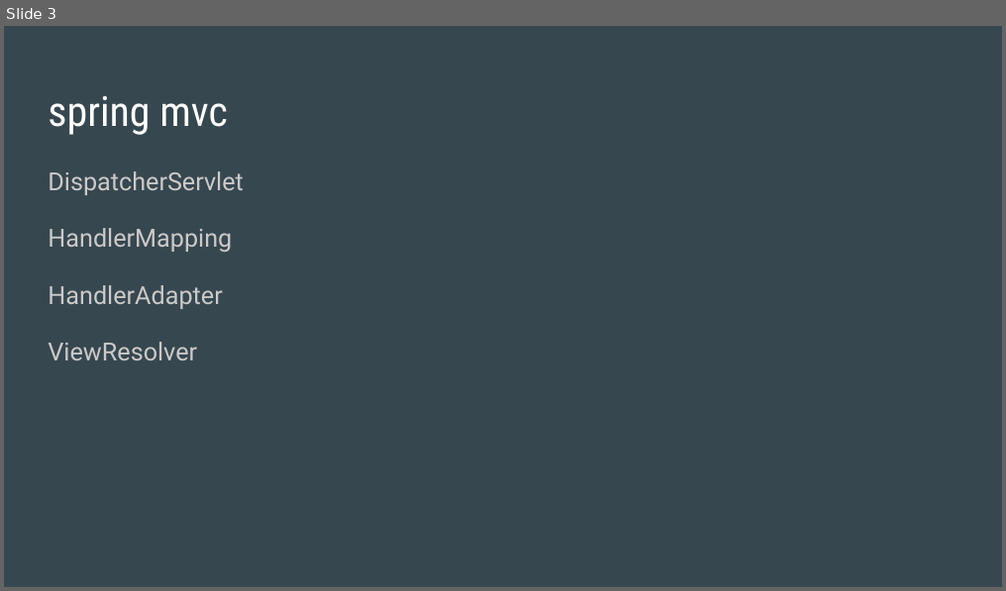
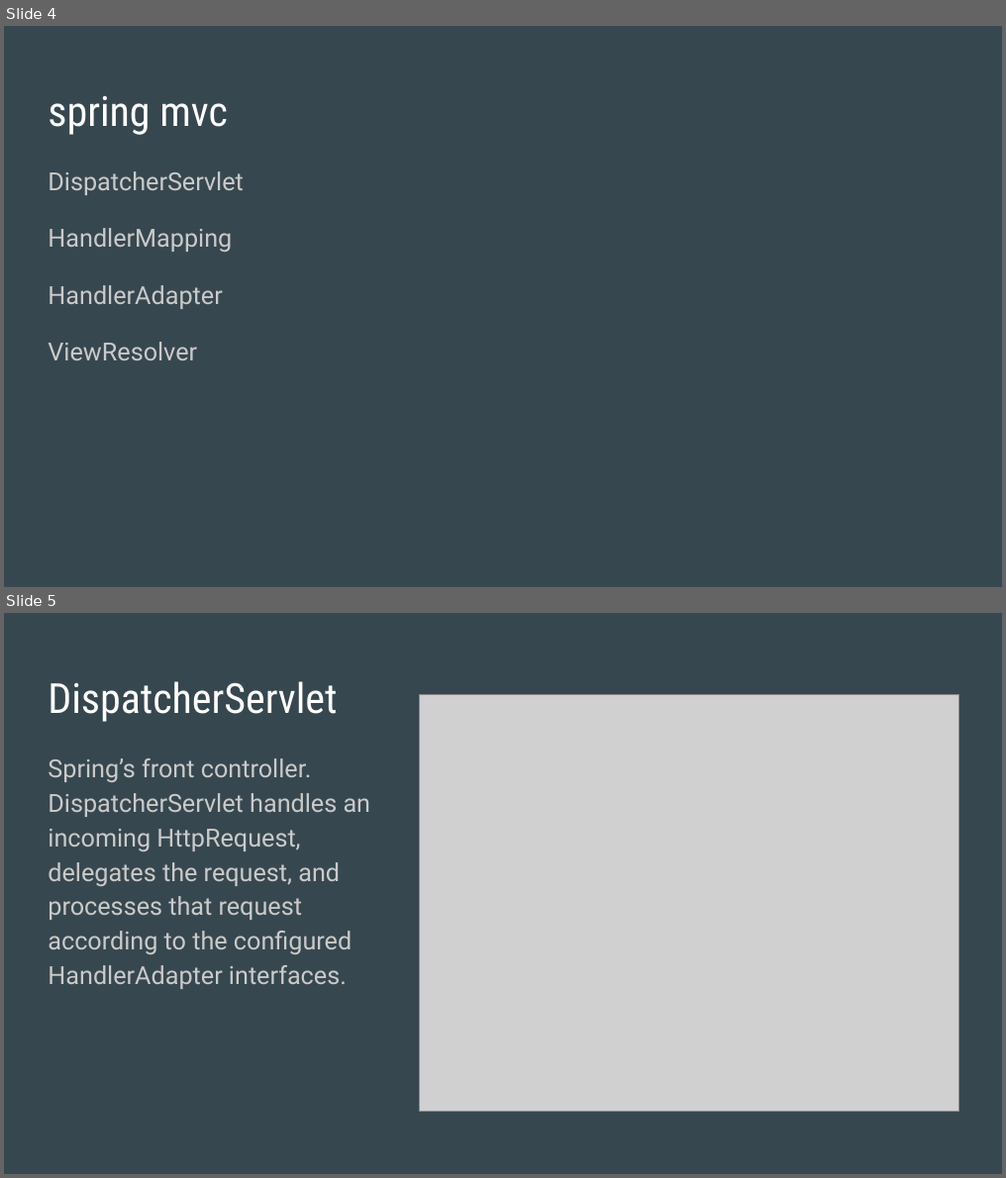
Before and after one commit to mwang98/Spring-webmvc-python, a slide deck: SE Presentation 10_6-2.pptx. Shown one above the other, each under a label of ours: slide 3 before the commit, slides 4 and 5 after it. The pictures are 1006x591 and 1006x1178 pixels, drawn with LibreOffice and Linux fonts; fonts in the diff are those of the drawing; grey boxes stand for pictures. Boxes give left, top, right and bottom in pixels: in the first picture for what was removed or moved away, otherwise in the second. Text is boxed around its words. In the diff, an @@ line names an element or a change of style, - is before the commit and + after.

Commit message:
new

```diff
--- a/SE Presentation 10_6-2.pptx
+++ b/SE Presentation 10_6-2.pptx
@@ slide 5 added at [4, 613, 1002, 1174], background #37474F @@
@@ title added at [48, 681, 337, 722], 30 pt, text #FFFFFF @@
+DispatcherServlet
@@ picture added at [419, 695, 958, 1112] @@
@@ text added at [48, 759, 371, 989], 18 pt, text #CACACA @@
+Spring’s front controller. DispatcherServlet handles an incoming HttpRequest, delegates the request, and processes that request according to the configured HandlerAdapter interfaces.
@@ what was slide 3 is now slide 4 @@
```
Also in this commit, not shown: 4 other slides added, 4 slides removed.
